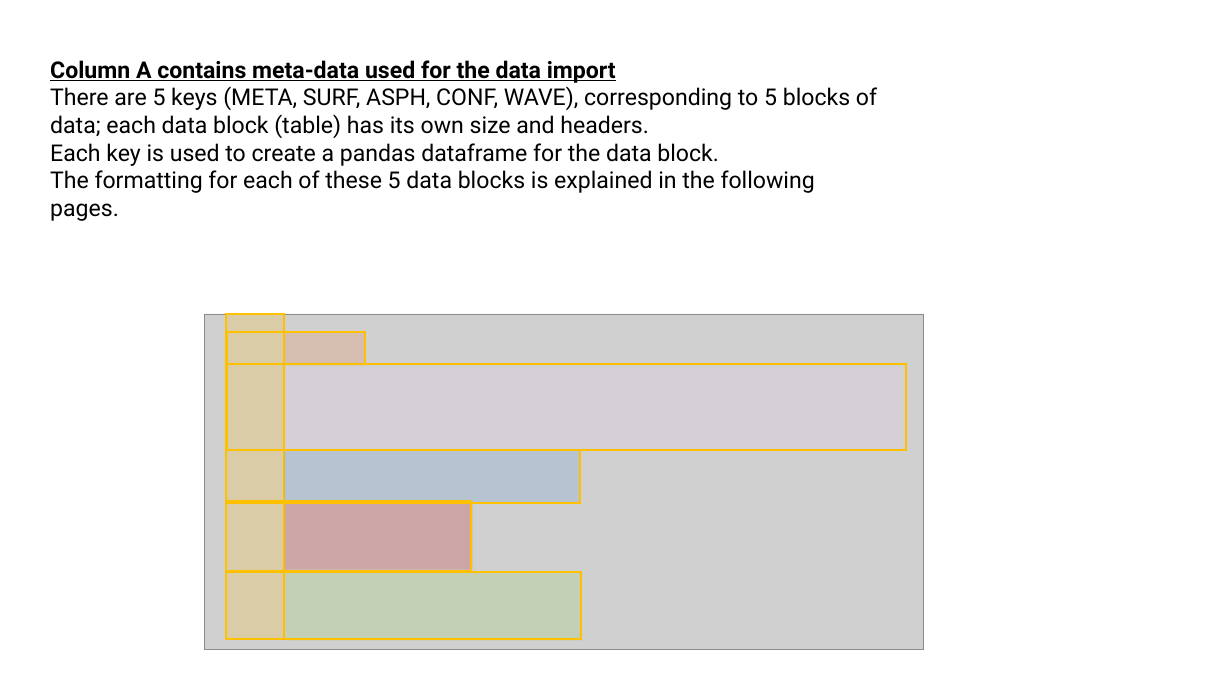
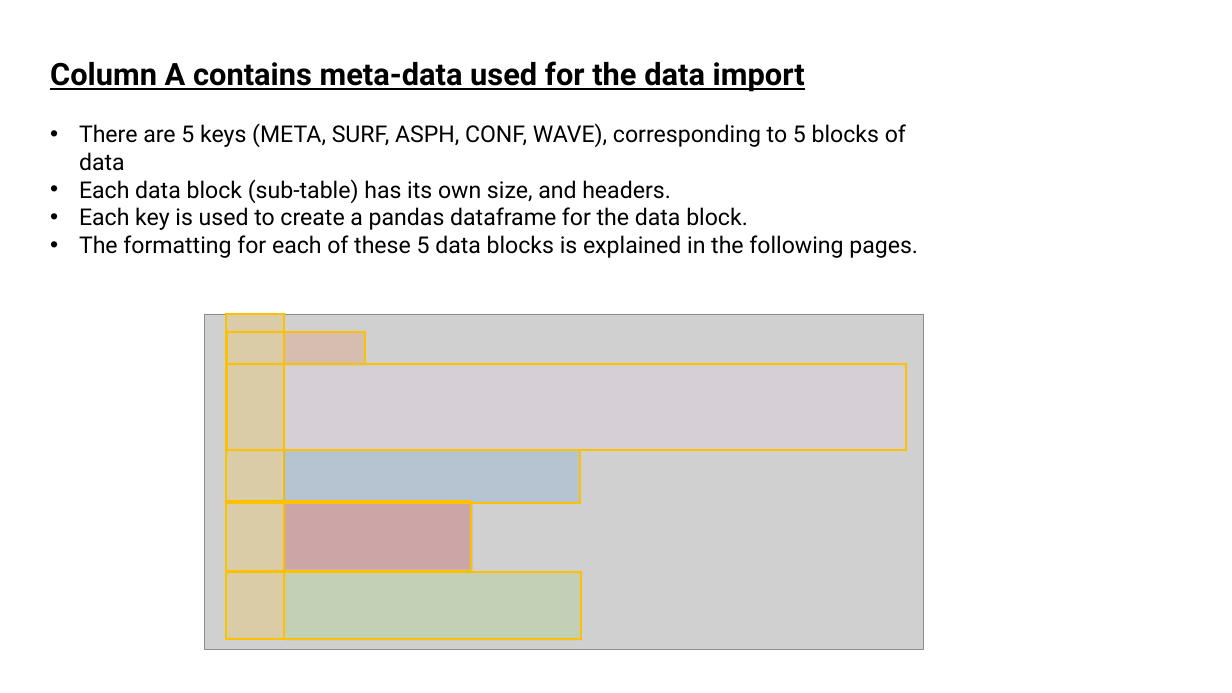
Before and after one commit to ZachDerocher/zemax-xlsx-import, a slide deck: slide 3 of Excel-Format-Guide.pptx (slide 2 before the commit). Drawn at 1232x693 pixels with LibreOffice and Linux fonts; fonts in the diff are those of the drawing; grey boxes stand for pictures. Boxes give left, top, right and bottom in pixels: in the first picture for what was removed or moved away, otherwise in the second. Text is boxed around its words. In the diff, an @@ line names an element or a change of style, - is before the commit and + after.

```diff
--- a/Excel-Format-Guide.pptx
+++ b/Excel-Format-Guide.pptx
@@ text at (50, 61, 918, 258): size 18 to 24 pt in "Column A contains meta-data used for the ..."; bullet none to • @@
@@ text at (79, 123, 906, 203): text changed @@
-There are 5 keys (META, SURF, ASPH, CONF, WAVE), corresponding to 5 blocks of data; each data block (table) has its own size and headers.
+• There are 5 keys (META, SURF, ASPH, CONF, WAVE), corresponding to 5 blocks of data
+• Each data block (sub-table) has its own size, and headers.
```
Also in this commit, not shown: 5 other slides changed, 1 slide added, 23 other files.
